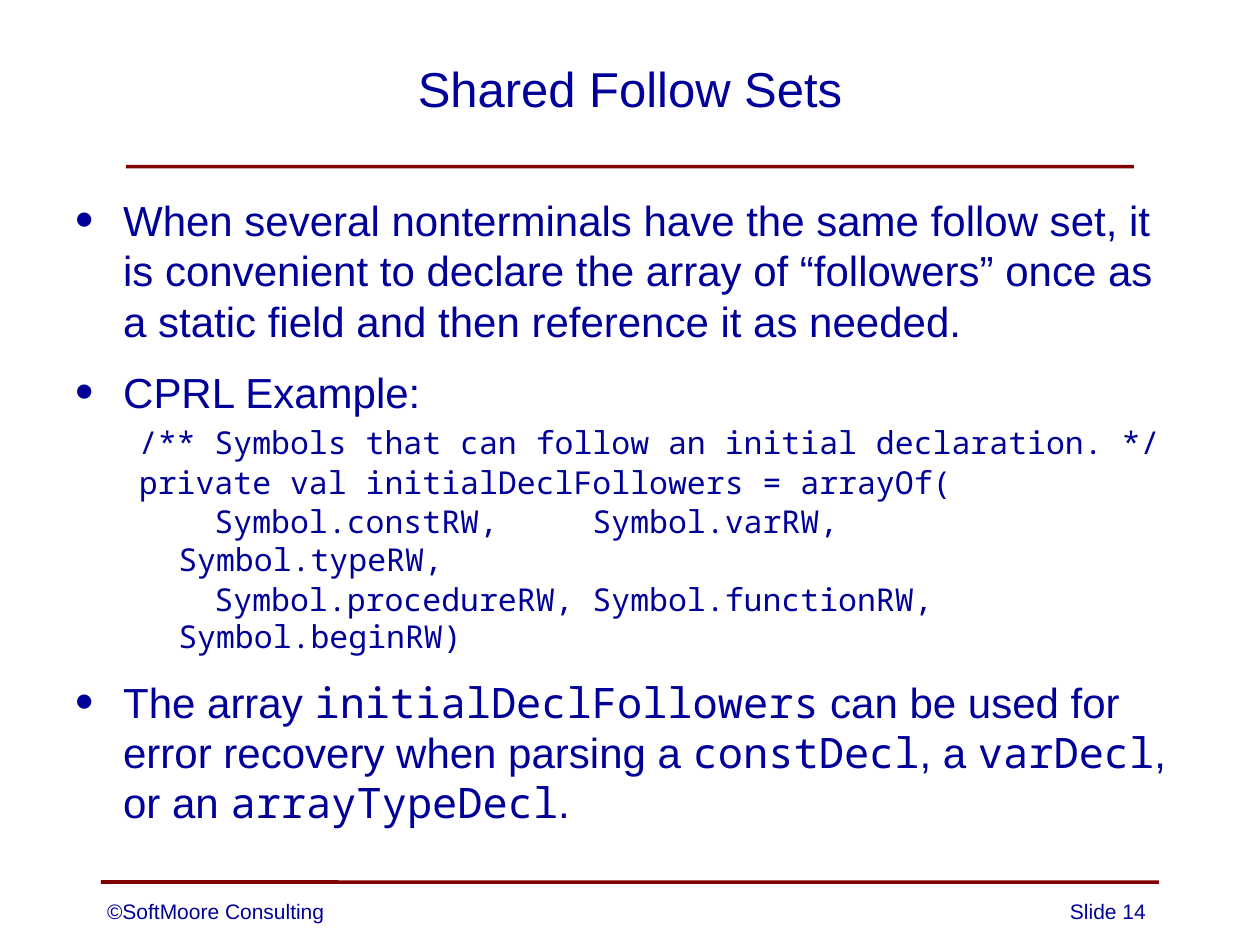
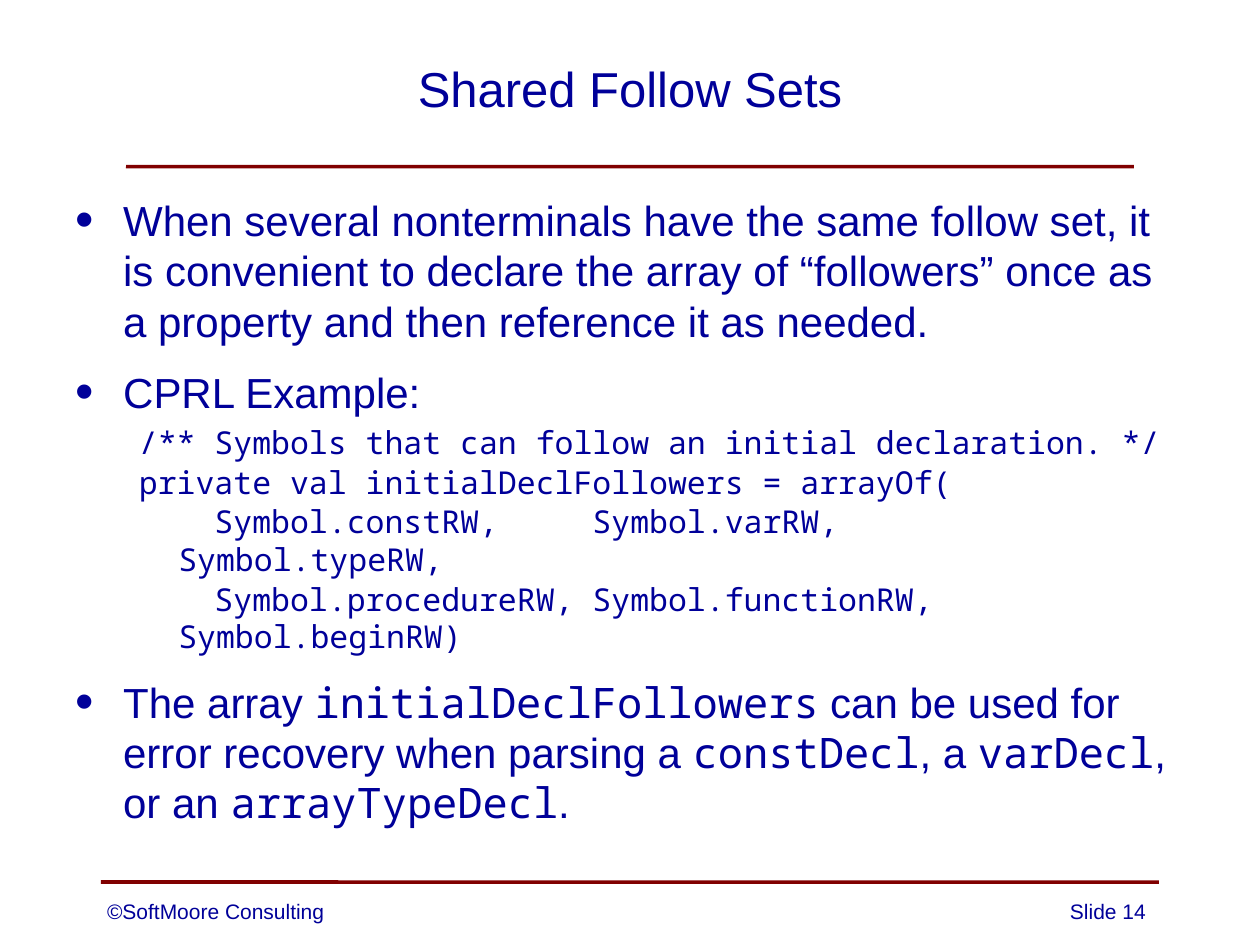
Before and after one commit to SoftMoore/CPRL-Kt, a slide deck: slide 14 of PowerPoint Slides/07 - Error Handling.pptx. Drawn at 1260x945 pixels with LibreOffice and Linux fonts; fonts in the diff are those of the drawing. Boxes give left, top, right and bottom in pixels: in the first picture for what was removed or moved away, otherwise in the second. Text is boxed around its words. In the diff, an @@ line names an element or a change of style, - is before the commit and + after.

Commit message:
minor correction to one slide

```diff
--- a/PowerPoint Slides/07 - Error Handling.pptx
+++ b/PowerPoint Slides/07 - Error Handling.pptx
@@ text at [123,205,1152,345]: text changed @@
-• When several nonterminals have the same follow set, it
-  is convenient to declare the array of “followers” once as
-  a static field and then reference it as needed.
+• When several nonterminals have the same follow set, it
+  is convenient to declare the array of “followers” once as
+  a property and then reference it as needed.
```
